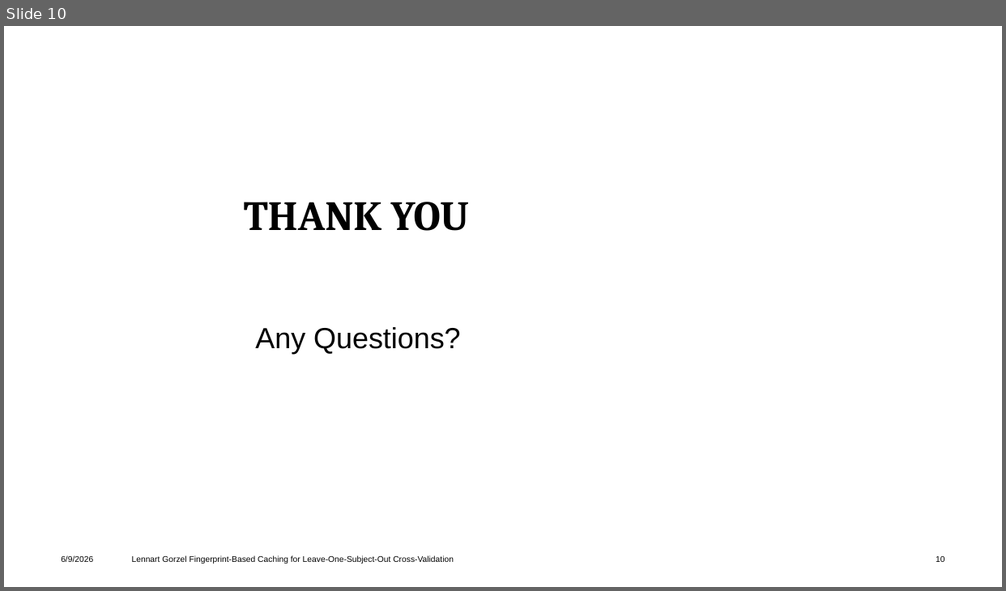
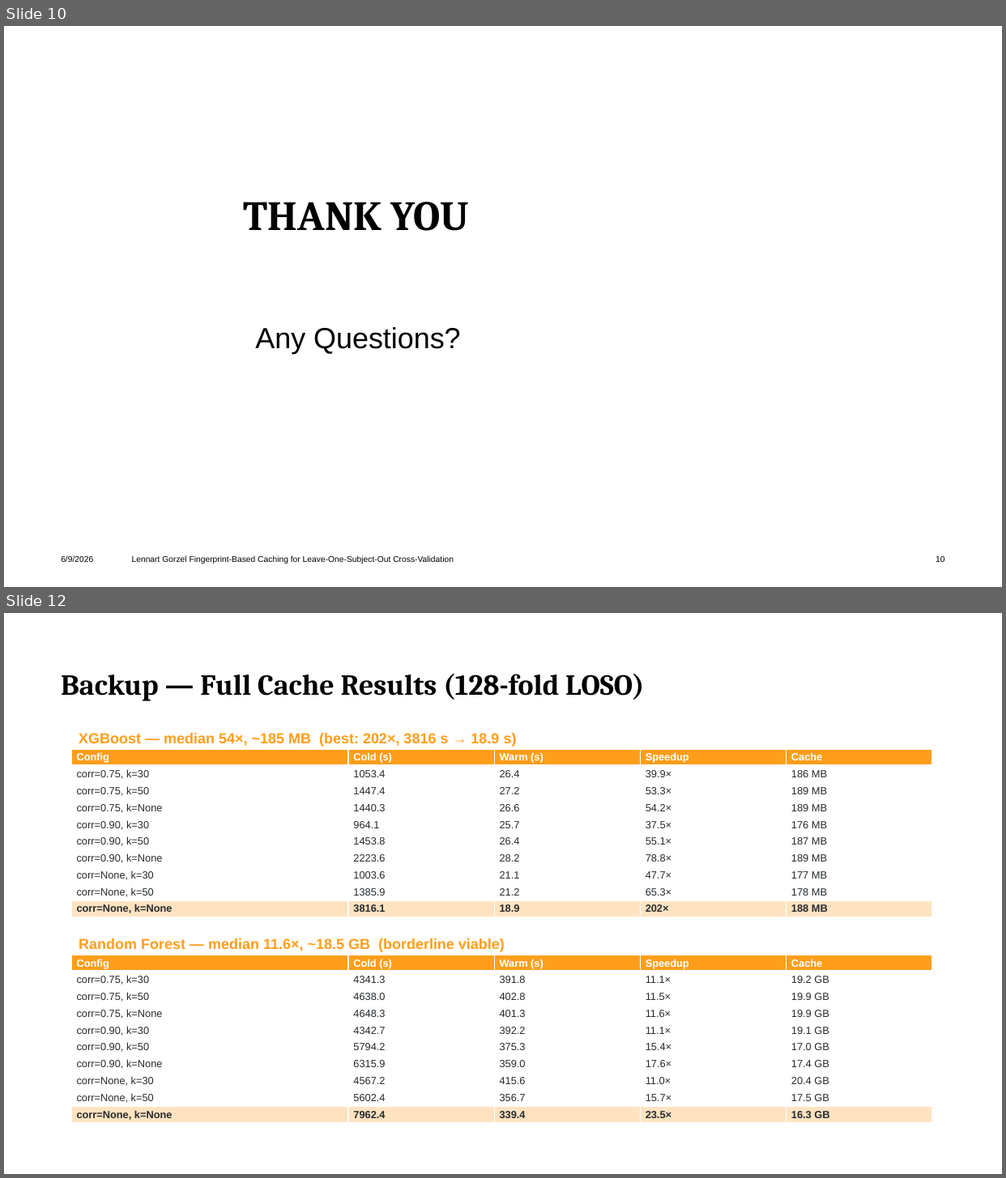
Before and after one commit to Horsti95/BachlorThesis, a slide deck: thesis/presentation/Thesis_Presentation_Gorzel.pptx. Shown one above the other, each under a label of ours: slide 10 before the commit, slides 10 and 12 after it; the slides between them are not shown. The pictures are 1006x591 and 1006x1178 pixels, drawn with LibreOffice and Linux fonts; fonts in the diff are those of the drawing; background and template pictures are left out. Boxes give left, top, right and bottom in pixels: in the first picture for what was removed or moved away, otherwise in the second. Text is boxed around its words. In the diff, an @@ line names an element or a change of style, - is before the commit and + after.

```diff
--- a/thesis/presentation/Thesis_Presentation_Gorzel.pptx
+++ b/thesis/presentation/Thesis_Presentation_Gorzel.pptx
@@ slide 12 added at <box>4,613,1002,1174</box>, background #FFFFFF @@
@@ title added at <box>61,674,644,701</box>, 28 pt, text #000000, bold @@
+Backup — Full Cache Results (128-fold LOSO)
@@ text added at <box>79,733,517,747</box>, 14 pt, text #FF9E1B, bold @@
+XGBoost — median 54×, ~185 MB (best: 202×, 3816 s → 18.9 s)
@@ table added at <box>71,749,932,918</box>, 10 rows, 5 columns @@
+Config | Cold (s) | Warm (s) | Speedup | Cache
+corr=0.75, k=30 | 1053.4 | 26.4 | 39.9× | 186 MB
+corr=0.75, k=50 | 1447.4 | 27.2 | 53.3× | 189 MB
+corr=0.75, k=None | 1440.3 | 26.6 | 54.2× | 189 MB
+corr=0.90, k=30 | 964.1 | 25.7 | 37.5× | 176 MB
+corr=0.90, k=50 | 1453.8 | 26.4 | 55.1× | 187 MB
+corr=0.90, k=None | 2223.6 | 28.2 | 78.8× | 189 MB
+corr=None, k=30 | 1003.6 | 21.1 | 47.7× | 177 MB
+corr=None, k=50 | 1385.9 | 21.2 | 65.3× | 178 MB
+corr=None, k=None | 3816.1 | 18.9 | 202× | 188 MB
@@ text added at <box>79,939,505,952</box>, 14 pt, text #FF9E1B, bold @@
+Random Forest — median 11.6×, ~18.5 GB (borderline viable)
@@ table added at <box>71,955,932,1123</box>, 10 rows, 5 columns @@
+Config | Cold (s) | Warm (s) | Speedup | Cache
+corr=0.75, k=30 | 4341.3 | 391.8 | 11.1× | 19.2 GB
+corr=0.75, k=50 | 4638.0 | 402.8 | 11.5× | 19.9 GB
+corr=0.75, k=None | 4648.3 | 401.3 | 11.6× | 19.9 GB
+corr=0.90, k=30 | 4342.7 | 392.2 | 11.1× | 19.1 GB
+corr=0.90, k=50 | 5794.2 | 375.3 | 15.4× | 17.0 GB
+corr=0.90, k=None | 6315.9 | 359.0 | 17.6× | 17.4 GB
+corr=None, k=30 | 4567.2 | 415.6 | 11.0× | 20.4 GB
+corr=None, k=50 | 5602.4 | 356.7 | 15.7× | 17.5 GB
+corr=None, k=None | 7962.4 | 339.4 | 23.5× | 16.3 GB
```
Also in this commit, not shown: 1 slide changed, 3 other slides added, 3 other files.
